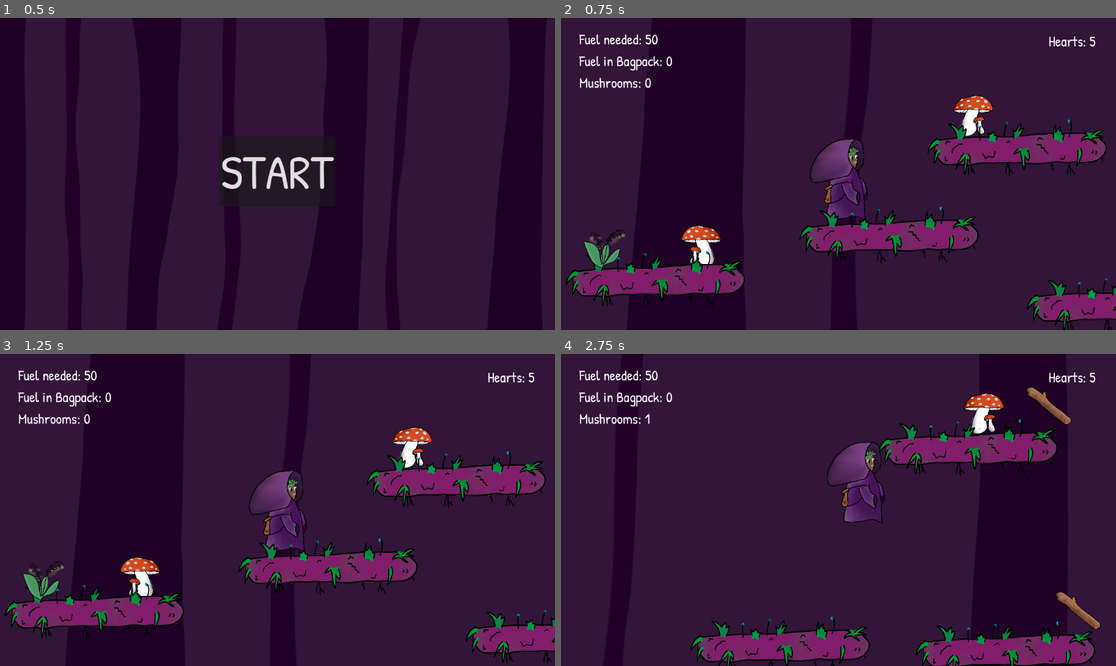
Above: before the commit, frames 1-4 (two rows, left to right).
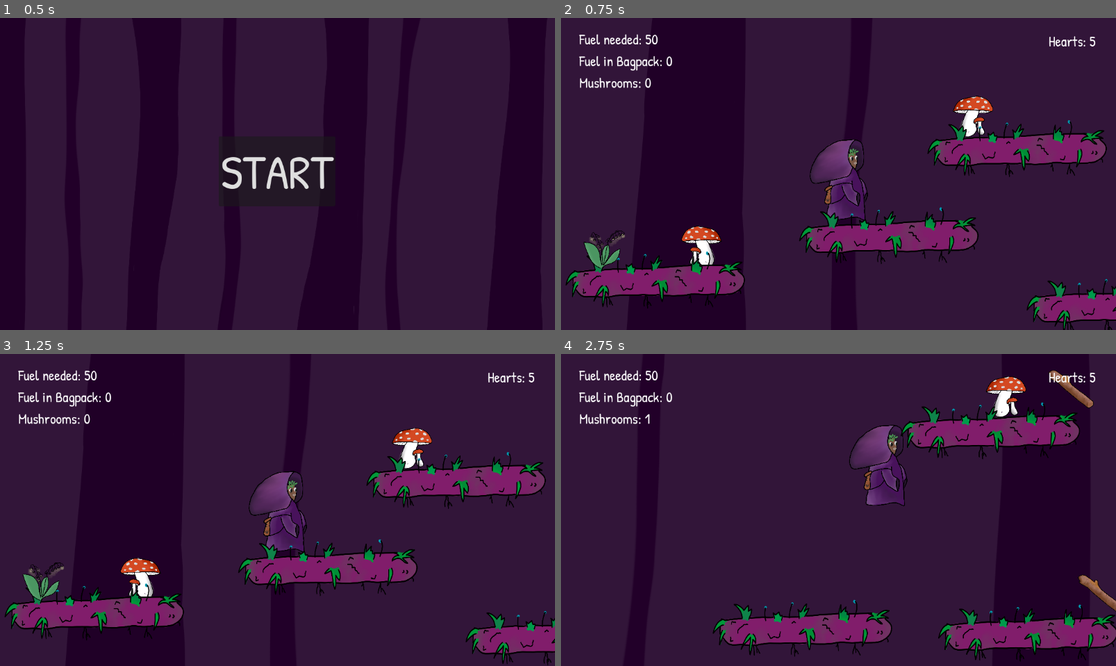
Above: after the commit, the same moments.

Repository: one-mink/into_the_woods
Game: Godot game, scene res://scenes/start_srceen.tscn
Two runs of this game, one before a commit and one after it. Both use one fixed random seed, a clock stepped at 60 frames per second and the inputs below.
Inputs:
- Up to frame 1 (0.5 s): no input
- Up to frame 2 (0.75 s): click "START" at 0.5 s
- Up to frame 3 (1.25 s): no input
- Up to frame 4 (2.75 s): tap Enter (ui_accept) at 1.25, 1.52, 2.27 s; hold Right (ui_right) from 1.28 s (still down); tap S (throw) at 1.35 s; tap Alt at 2.1 s

Frame 1 is identical in both runs. In frame 2, 3.1% of the frame differs, in the area x 0-100%, y 24-100%; in frame 3, 3.5%; in frame 4, 17%, in the area x 23-100%, y 5-100%.

Commit message:
added cpu particles to rocket

Diff:
--- a/scenes/player.tscn
+++ b/scenes/player.tscn
@@ -36,6 +36,7 @@
 
 [node name="Camera2D" type="Camera2D" parent="CharacterBody2D" unique_id=64352215]
 position_smoothing_enabled = true
+position_smoothing_speed = 3.0
 
 [node name="Stick_Start" type="Marker2D" parent="CharacterBody2D" unique_id=422565892]
 position = Vector2(187, 0)
--- a/scenes/rocket.tscn
+++ b/scenes/rocket.tscn
@@ -2,23 +2,53 @@
 
 [ext_resource type="Script" uid="uid://cq6mb537jsm51" path="res://scripts/rocket_load.gd" id="2_agf72"]
 [ext_resource type="Texture2D" uid="uid://diflbr483t8p8" path="res://images/rocket.png" id="2_dkv7l"]
-
-[sub_resource type="CapsuleShape2D" id="CapsuleShape2D_y2y7n"]
-radius = 56.0
-height = 150.0
 
 [sub_resource type="RectangleShape2D" id="RectangleShape2D_8kmw3"]
 size = Vector2(285, 195.5)
 
 [node name="rocket" type="Node2D" unique_id=1523496801]
 
-[node name="StaticBody2D" type="StaticBody2D" parent="." unique_id=362042475]
-
-[node name="CollisionShape2D" type="CollisionShape2D" parent="StaticBody2D" unique_id=645012864]
-shape = SubResource("CapsuleShape2D_y2y7n")
-
 [node name="Area2D" type="Area2D" parent="." unique_id=923811727]
 script = ExtResource("2_agf72")
+
+[node name="CPUParticles2D" type="CPUParticles2D" parent="Area2D" unique_id=962217210]
+position = Vector2(-34, 136)
+rotation = 1.5707964
+amount = 100
+speed_scale = 2.0
+spread = 20.0
+gravity = Vector2(0, 0)
+initial_velocity_min = 120.0
+initial_velocity_max = 150.0
+scale_amount_max = 4.0
+color = Color(0.6392157, 0.16862746, 0.21960784, 1)
+
+[node name="rocket_particles" type="CPUParticles2D" parent="Area2D" unique_id=1413167192]
+position = Vector2(7, 116)
+rotation = -3.1415925
+amount = 300
+speed_scale = 1.5
+fixed_fps = 30
+direction = Vector2(0, -1)
+spread = 15.0
+gravity = Vector2(0, 0)
+initial_velocity_min = 200.0
+initial_velocity_max = 250.0
+scale_amount_max = 5.0
+color = Color(0.9553086, 0.9260674, 0, 1)
+
+[node name="CPUParticles2D2" type="CPUParticles2D" parent="Area2D" unique_id=1062769394]
+position = Vector2(46, 136)
+rotation = 1.5707964
+amount = 100
+speed_scale = 2.0
+spread = 20.0
+gravity = Vector2(0, 0)
+initial_velocity_min = 120.0
+initial_velocity_max = 150.0
+scale_amount_min = 3.0
+scale_amount_max = 3.0
+color = Color(0.63919556, 0.16808337, 0.21821207, 1)
 
 [node name="RocketCam" type="Camera2D" parent="Area2D" unique_id=1993903649]
 
--- a/scripts/rocket_load.gd
+++ b/scripts/rocket_load.gd
@@ -5,14 +5,19 @@
 var speed: float = 400.00
 static var fuel_tank = 0
 var started = false
+@onready var rocket_particles = [$rocket_particles, $CPUParticles2D, $CPUParticles2D2]
 
 
 func _ready() -> void:
 	pass
 
 func _process(delta: float) -> void:
+	for i in rocket_particles:
+		i.visible = false
 
 	if started == true:
+		for a in rocket_particles:
+			a.visible = true
 		position += Vector2.UP * speed * delta
 
 
